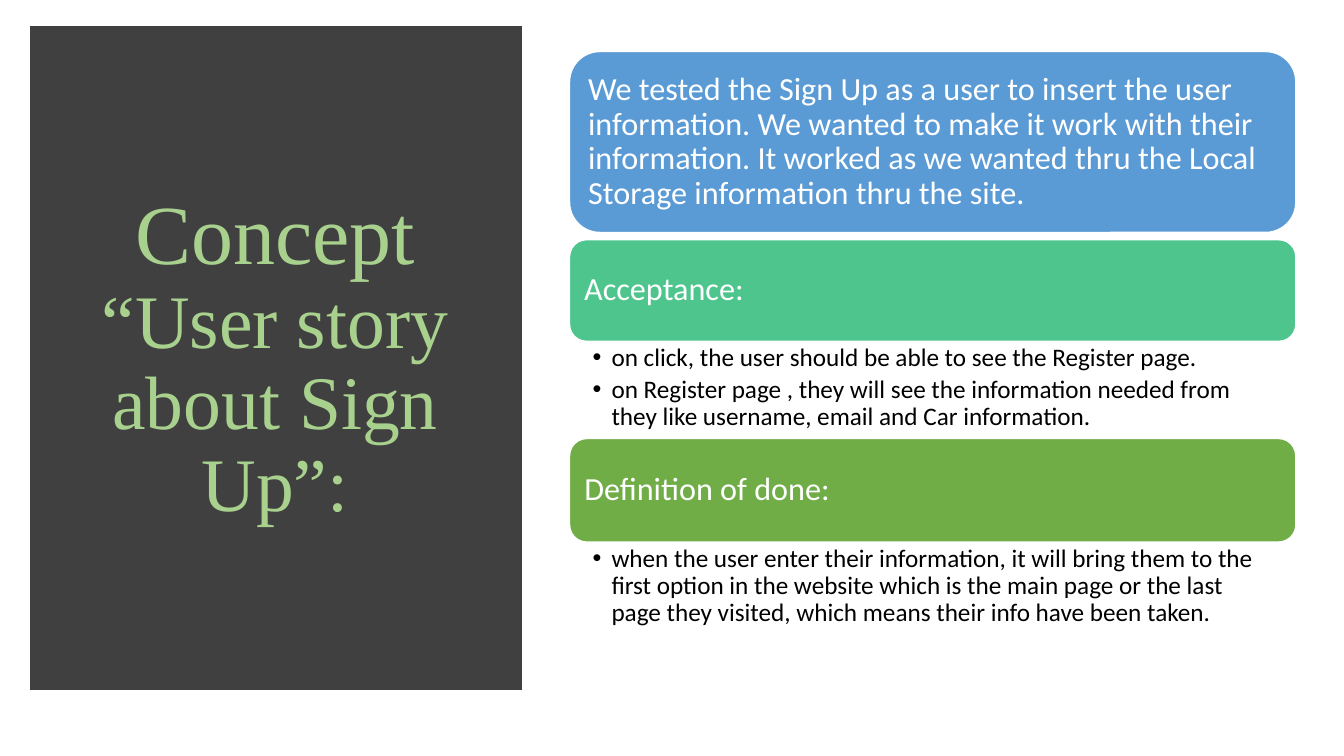
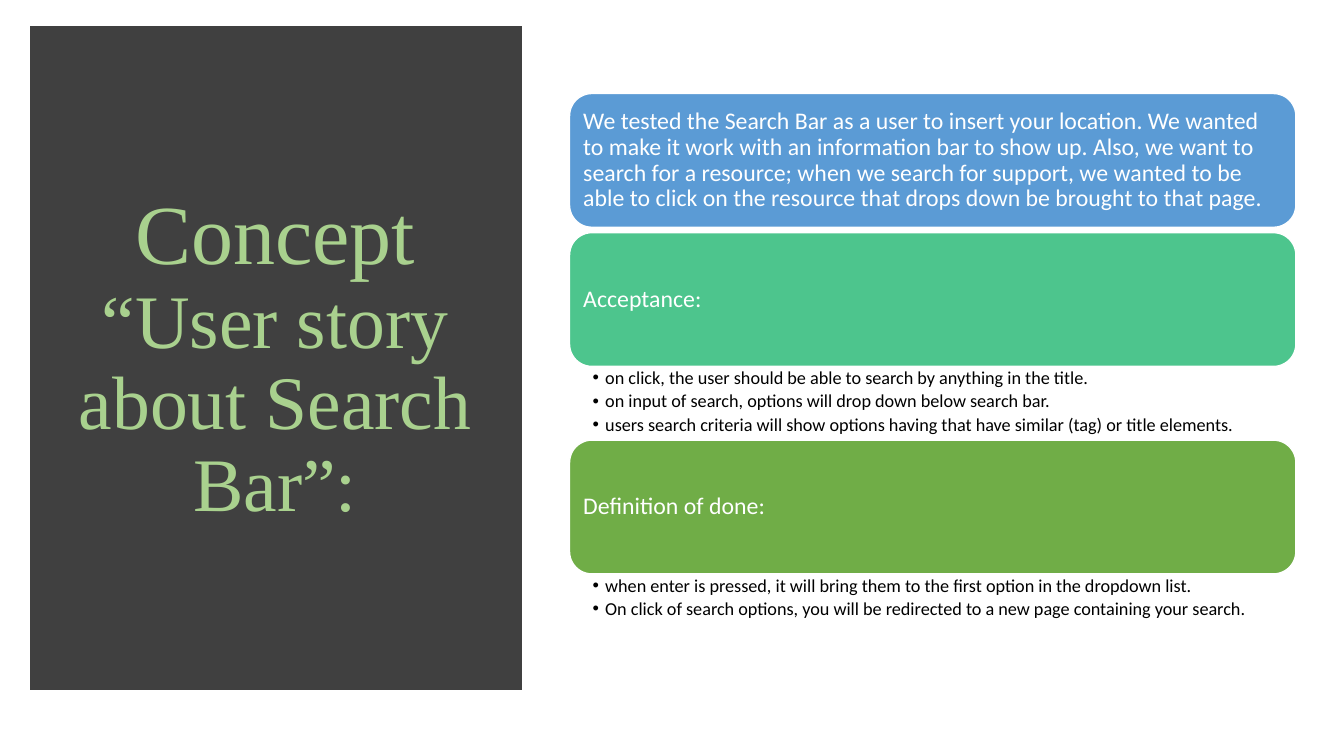
Before and after one commit to Yousiadel/Park-Me-Site, a slide deck: slide 5 of Project 1 for Group2 Parking Site.pptx. Drawn at 1344x756 pixels with LibreOffice and Linux fonts; fonts in the diff are those of the drawing. Boxes give left, top, right and bottom in pixels: in the first picture for what was removed or moved away, otherwise in the second. Text is boxed around its words. In the diff, an @@ line names an element or a change of style, - is before the commit and + after.

```diff
--- a/Project 1 for Group2 Parking Site.pptx
+++ b/Project 1 for Group2 Parking Site.pptx
@@ rounded rectangle: place and size @@
-rounded rectangle at [570, 51, 1297, 233]
+rounded rectangle at [570, 94, 1297, 228]
@@ text at [583, 112, 1262, 210]: text changed; size 23 to 17 pt @@
-We tested the Sign Up as a user to insert the user information. We wanted to make it work with their information. It worked as we wanted thru the Local Storage information thru the site.
+We tested the Search Bar as a user to insert your location. We wanted to make it work with an information bar to show up. Also, we want to search for a resource; when we search for support, we wanted to be able to click on the resource that drops down be brought to that page.
@@ title at [79, 208, 471, 512]: text changed @@
-Concept “User story about Sign Up”:
+Concept “User story about Search Bar”:
@@ rounded rectangle: place and size @@
-rounded rectangle at [570, 240, 1297, 342]
+rounded rectangle at [570, 233, 1297, 367]
@@ text "Acceptance:" at [583, 291, 701, 311]: size 23 to 17 pt; less space between paragraphs @@
@@ text at [605, 371, 1233, 434]: text changed; size 18 to 13 pt @@
-  • on click, the user should be able to see the Register page.
-  • on Register page , they will see the information needed from they like username, email and Car information.
+  • on click, the user should be able to search by anything in the title.
+  • on input of search, options will drop down below search bar.
+  • users search criteria will show options having that have similar (tag) or title elements.
@@ rounded rectangle: place and size @@
-rounded rectangle at [570, 439, 1297, 542]
+rounded rectangle at [570, 441, 1297, 575]
@@ text "Definition of done:" at [583, 497, 765, 514]: size 23 to 17 pt; less space between paragraphs @@
@@ text at [605, 579, 1245, 618]: text changed; size 18 to 13 pt @@
-  • when the user enter their information, it will bring them to the first option in the website which is the main page or the last page they visited, which means their info have been taken.
+  • when enter is pressed, it will bring them to the first option in the dropdown list.
+  • On click of search options, you will be redirected to a new page containing your search.
```
Also in this commit, not shown: 7 other slides changed.
